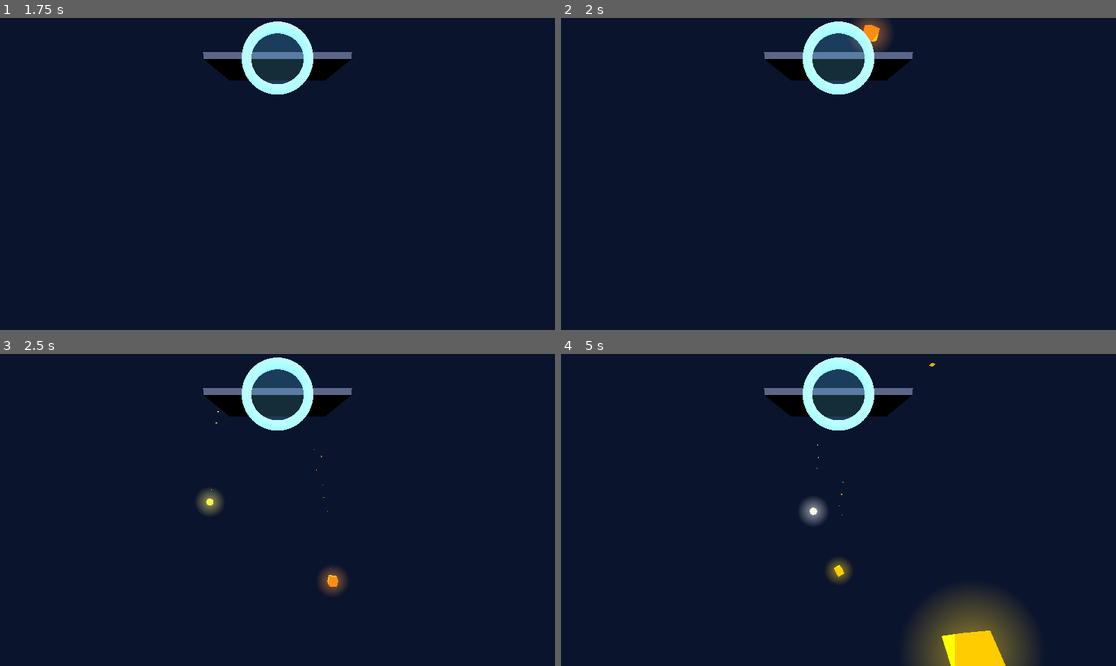
Above: before the commit, frames 1-4 (two rows, left to right).
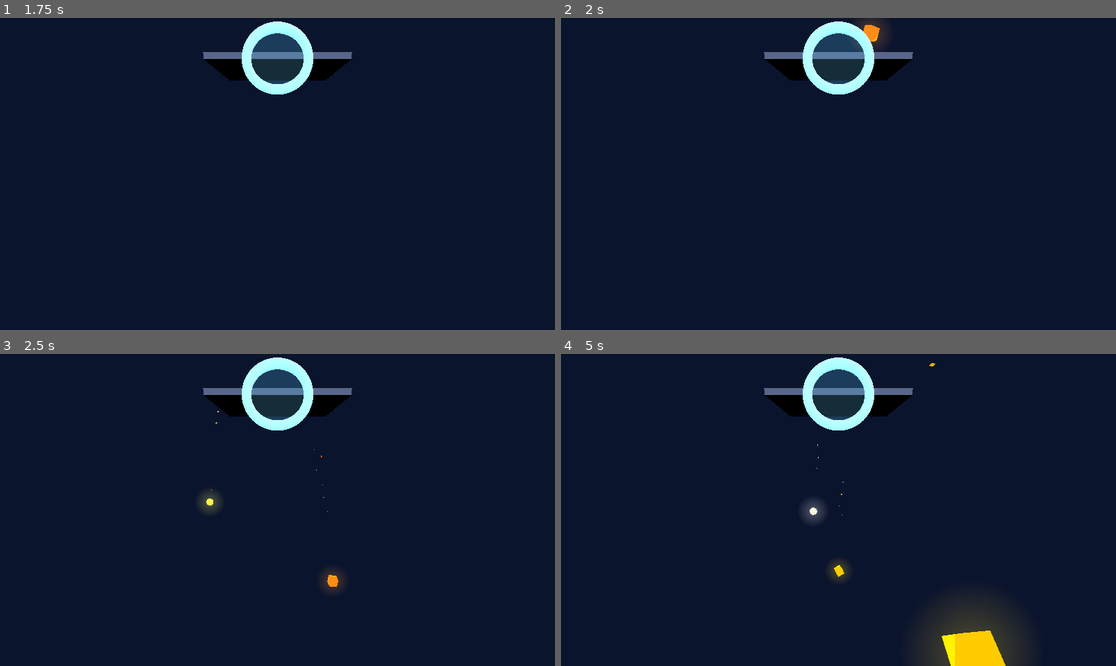
Above: after the commit, the same moments.

Repository: ibrews/godot-avp-cascade
Game: Godot game, scene res://main_v2.tscn
Same seed, same stepped clock (60 frames per second), same inputs: the game is played once before the commit and once after it.
Inputs:
- Up to frame 1 (1.75 s): tap Enter at 0.5 s; tap Space at 1.25 s
- Up to frame 2 (2 s): no input
- Up to frame 3 (2.5 s): no input
- Up to frame 4 (5 s): no input

Frame 1 is identical in both runs. In frame 2, 0.2% of the frame differs, in the area x 53-59%, y 0-10%; in frame 3, 0.3%; in frame 4, 2.1%, in the area x 43-83%, y 46-100%.

Commit message:
feat(game): invader explosion sfx+particles, mute button, glow 50%, no-collision-while-transforming, bluer scale outline, instructions copy (v0.6.1-features)
Eight polish items after mixed-reality halo fix landed:
1. Red destruct buttons: Space-Invaders-style explosion sfx (_push_invader_explosion:
   downward square-wave warble + noise crack) + beefier two-wave shard burst + GPU spark puff.
2. Mute button (poke MUTE) toggles all sound via shared player volume_db; mirrors ARMS button.
3. Instructions: 'poke WRIST' (was ARMS).
4. Instructions: 'grab the bar  move / scale world' (was 'move the world').
5. Instructions top paragraph adds the 30s/START prompt; panel grown to fit.
6. Cube/sphere glow + bloom halo down to 50% (emission 1.2-3.5 -> 0.6-1.75, halo a0.55 -> 0.28).
7. Jitter while transforming: disable collision (layer+mask=0) during two-hand transform,
   restored on exit (pickup_able_body.set_two_hand) — body no longer shoves/gets shoved.
8. Object two-hand scale outline: blue + much thicker (0.034 -> 0.075, more saturated);
   held/candidate outlines also thickened.

No engine recompile — libgodot.a f968292d untouched. Validated (0 errors) + BUILD SUCCEEDED
+ PCK parity + installed on AVP. Awaiting Alex's on-headset check.

Co-Authored-By: Claude Opus 4.8 (1M context) <noreply@anthropic.com>

Diff:
--- a/test-project/main_v2.gd
+++ b/test-project/main_v2.gd
@@ -8,7 +8,7 @@
 # Gestures: index→thumb = grab | middle→thumb = toggle hand mesh | ring→thumb = reset
 
 # Shown on the in-world info panel. Bump on meaningful releases.
-const APP_VERSION := "v0.6.0-depthfix"  # passthrough depth-bias quad — mixed-immersion alpha halo fix
+const APP_VERSION := "v0.6.1-features"  # invader-explosion sfx+particles, mute btn, glow 50%, no-collision-while-transform, bluer scale outline, instructions copy
 
 const SPAWN_INTERVAL := 0.55
 const KILL_Y := -2.0
@@ -168,6 +168,14 @@
 var _arms_button: Node3D
 var _arms_button_label: Label3D
 var _arms_button_mat: StandardMaterial3D
+
+# Mute toggle (sound on/off).
+var _muted := false
+var _mute_button: Node3D
+var _mute_btn_face: Node3D
+var _mute_button_label: Label3D
+var _mute_button_mat: StandardMaterial3D
+var _mute_cooldown := 0.0
 var _arms_btn_face: Node3D
 var _real_arms_visible := false
 var _arms_cooldown := 0.0
@@ -229,6 +237,7 @@
 	_build_start_button()
 	_load_arms_pref()
 	_build_arms_button()
+	_build_mute_button()
 	_build_leaderboard_panel()
 	_build_instructions_panel()
 	_fetch_leaderboard()
@@ -688,6 +697,7 @@
 	_update_info_panel(delta)
 	_update_timer(delta)
 	_update_arms_button(delta)
+	_update_mute_button(delta)
 	_update_leaderboard(delta)
 	_update_destruct(delta)
 	_update_grab_sound()
@@ -710,7 +720,7 @@
 func _spawn_cube():
 	var size: float = randf_range(0.06, 0.12)
 	var color: Color = CUBE_PALETTE[randi() % CUBE_PALETTE.size()]
-	var emission_e: float = randf_range(1.2, 3.5)
+	var emission_e: float = randf_range(0.6, 1.75)  # 50% of prior glow (user request)
 
 	var cube := PickupAbleBody3D.new()
 	cube.collision_layer = LAYER_SOLID
@@ -757,7 +767,7 @@
 	hmat.blend_mode = BaseMaterial3D.BLEND_MODE_ADD
 	hmat.billboard_mode = BaseMaterial3D.BILLBOARD_ENABLED
 	hmat.albedo_texture = _get_glow_tex()
-	hmat.albedo_color = Color(color.r, color.g, color.b, 0.55)
+	hmat.albedo_color = Color(color.r, color.g, color.b, 0.28)  # 50% of prior bloom (user request)
 	halo.material_override = hmat
 	cube.add_child(halo)
 
@@ -1119,6 +1129,29 @@
 		s = clampf(s, -1.0, 1.0)
 		_audio_playback.push_frame(Vector2(s, s))
 
+# Classic Space-Invaders-style explosion for the red destruct buttons: a downward
+# square-wave warble (the "destroyed" buzz) layered with a short noise burst, then
+# a fast decay. Retro and punchy without being a long fanfare.
+func _push_invader_explosion():
+	if _muted or _audio_playback == null:
+		return
+	var dur := 0.34
+	var n := int(SAMPLE_RATE * dur)
+	var to_fill: int = min(n, _audio_playback.get_frames_available())
+	for i in range(to_fill):
+		var t := float(i) / SAMPLE_RATE
+		var u := t / dur
+		# Warble: pitch steps DOWN (220→70 Hz) and the tone is a square wave (8-bit feel).
+		var f: float = lerp(220.0, 70.0, u)
+		var sq: float = 1.0 if sin(TAU * f * t) >= 0.0 else -1.0
+		# Add a fast vibrato so it reads as the classic invader "blip" warble.
+		sq *= 0.6 + 0.4 * sin(TAU * 28.0 * t)
+		var s := sq * exp(-3.2 * u) * 0.5
+		# Noise crack on top, very fast decay.
+		s += (randf() * 2.0 - 1.0) * exp(-9.0 * u) * 0.4
+		s = clampf(s, -1.0, 1.0)
+		_audio_playback.push_frame(Vector2(s, s))
+
 # Returns which finger tip (15=middle, 20=ring, 25=pinky) is pinching the thumb,
 # or -1 if none. "Closest wins": only the single finger nearest the thumb counts,
 # so adjacent fingers (ring vs pinky) can't cross-trigger. Index must be extended
@@ -1505,6 +1538,79 @@
 		_arms_button_mat.emission = Color(0.95, 0.62, 0.20)
 		_arms_button_mat.emission_energy_multiplier = 1.0
 
+# Build the pokable MUTE button (mirror of ARMS, just below it on the left).
+func _build_mute_button() -> void:
+	_mute_button = Node3D.new()
+	_mute_button.name = "MuteButton"
+	_mute_button.position = Vector3(-0.42, 1.08, -0.45)
+	add_child(_mute_button)
+
+	_mute_btn_face = Node3D.new()
+	_mute_button.add_child(_mute_btn_face)
+
+	var mi := MeshInstance3D.new()
+	var bm := BoxMesh.new()
+	bm.size = Vector3(0.17, 0.085, 0.03)
+	mi.mesh = bm
+	_mute_button_mat = StandardMaterial3D.new()
+	_mute_button_mat.shading_mode = BaseMaterial3D.SHADING_MODE_PER_PIXEL
+	_mute_button_mat.emission_enabled = true
+	mi.material_override = _mute_button_mat
+	_mute_btn_face.add_child(mi)
+
+	_mute_button_label = Label3D.new()
+	_mute_button_label.font_size = 30
+	_mute_button_label.outline_size = 8
+	_mute_button_label.modulate = Color.WHITE
+	_mute_button_label.outline_modulate = Color(0, 0, 0, 0.9)
+	_mute_button_label.pixel_size = 0.0005
+	_mute_button_label.horizontal_alignment = HORIZONTAL_ALIGNMENT_CENTER
+	_mute_button_label.position = Vector3(0, 0, 0.017)
+	_mute_btn_face.add_child(_mute_button_label)
+	_refresh_mute_label()
+
+func _refresh_mute_label() -> void:
+	if _mute_button_label == null or _mute_button_mat == null:
+		return
+	if _muted:
+		_mute_button_label.text = "SOUND\nOFF"
+		_mute_button_mat.albedo_color = Color(0.32, 0.12, 0.12)
+		_mute_button_mat.emission = Color(0.95, 0.30, 0.30)
+		_mute_button_mat.emission_energy_multiplier = 1.0
+	else:
+		_mute_button_label.text = "SOUND\nON"
+		_mute_button_mat.albedo_color = Color(0.12, 0.34, 0.30)
+		_mute_button_mat.emission = Color(0.30, 0.95, 0.70)
+		_mute_button_mat.emission_energy_multiplier = 1.2
+
+# Watch for a finger poke on the MUTE button; toggle sound on/off.
+func _update_mute_button(delta: float) -> void:
+	_mute_cooldown = max(0.0, _mute_cooldown - delta)
+	if _mute_cooldown > 0.0 or _mute_button == null:
+		return
+	for side in ["left_hand", "right_hand"]:
+		var tip = _index_tip_world(side)
+		if tip != null and (tip as Vector3).distance_to(_mute_button.global_position) <= 0.08:
+			_toggle_mute()
+			return
+
+func _toggle_mute() -> void:
+	_muted = not _muted
+	_mute_cooldown = 0.8
+	# Single mute point: drop the shared player to silence (cheaper + total than
+	# gating every synth path). volume restored on unmute.
+	if _shared_audio != null:
+		_shared_audio.volume_db = -80.0 if _muted else -3.0
+	# Depress animation (reuse the press feedback pattern).
+	if _mute_btn_face != null:
+		var tw := create_tween()
+		tw.tween_property(_mute_btn_face, "position", Vector3(0, 0, -0.012), 0.06)
+		tw.tween_property(_mute_btn_face, "position", Vector3.ZERO, 0.12)
+	_refresh_mute_label()
+	# A confirming blip plays only when turning sound back ON (volume already restored).
+	if not _muted:
+		_push_chime(660.0, 0.10, true)
+
 # Watch for a finger poke on the ARMS button; toggle the real-limb preference.
 func _update_arms_button(delta: float) -> void:
 	_arms_cooldown = max(0.0, _arms_cooldown - delta)
@@ -1674,7 +1780,7 @@
 	add_child(root)
 
 	var size_x := 0.52
-	var size_y := 0.54
+	var size_y := 0.72  # taller: extra START-prompt paragraph + WRIST/MUTE control lines
 
 	# Accent + dark backing.
 	var accent_mat := StandardMaterial3D.new()
@@ -1707,13 +1813,13 @@
 	root.add_child(title)
 
 	var goal := _panel_label(
-		"Cubes pour from the emitter — land\nthem in the goal ring to score.\n\nPOINTS = seconds alive + surface\nhits. Hit several surfaces FAST to\nbuild a chain multiplier (up to x8)!",
+		"Can you get the most points in 30\nseconds? When you're ready, hit the\ngreen START.\n\nCubes pour from the emitter — land\nthem in the goal ring to score.\n\nPOINTS = seconds alive + surface\nhits. Hit several surfaces FAST to\nbuild a chain multiplier (up to x8)!",
 		26, Color(0.92, 0.95, 1.0, 1.0), 6)
 	goal.position = Vector3(0, size_y * 0.5 - 0.20, 0.006)
 	root.add_child(goal)
 
 	var controls := _panel_label(
-		"index pinch     grab & move\nBOTH hands      scale + rota …(102 unchanged characters)… \npoke START      30s time attack\npoke ARMS       real arms on / off\ngrab the bar    move the world",
+		"index pinch     grab & move\nBOTH hands      scale + rota …(102 unchanged characters)… \npoke START      30s time attack\npoke WRIST      real arms on / off\npoke MUTE       sound on / off\ngrab the bar    move / scale world",
 		24, Color(0.62, 0.92, 1.0, 1.0), 6)
 	controls.horizontal_alignment = HORIZONTAL_ALIGNMENT_CENTER
 	controls.position = Vector3(0, -size_y * 0.5 + 0.18, 0.006)
@@ -1797,11 +1903,14 @@
 
 # Explode a panel into shards and hide it (un-grabbable until a reset restores it).
 func _dissolve_panel(panel: Node3D) -> void:
-	_shard_burst(panel.global_position, 0.28, Color(1.0, 0.30, 0.20), true, 32)
+	# Beefier burst: two waves of shards in warm explosion colours + a GPU spark puff.
+	_shard_burst(panel.global_position, 0.40, Color(1.0, 0.55, 0.15), true, 56)
+	_shard_burst(panel.global_position, 0.22, Color(1.0, 0.25, 0.10), true, 40)
+	_spawn_burst(panel.global_position, Color(1.0, 0.45, 0.12))
 	panel.visible = false
 	if panel is CollisionObject3D:
 		(panel as CollisionObject3D).collision_layer = 0
-	_push_sweep(900.0, 240.0, 0.32)
+	_push_invader_explosion()
 
 # Scene handle: grab the chrome bar to drag the whole world. Standard VR world-grab —
 # instead of translating the course (which dragged every physics body through the
--- a/test-project/pickup/pickup_able_body.gd
+++ b/test-project/pickup/pickup_able_body.gd
@@ -8,9 +8,9 @@
 # Two outline states: a soft "candidate" outline when this body is the closest
 # grabbable (pinch now to grab it), and a brighter/thicker "held" outline while
 # it's actually picked up. Both are inverted-hull overlays (highlight_shader).
-var _candidate_material : ShaderMaterial = _make_outline(Color(0.30, 0.80, 1.00, 1.0), 0.018)  # cyan
-var _held_material : ShaderMaterial = _make_outline(Color(0.45, 1.00, 0.55, 1.0), 0.030)        # green, thicker
-var _scale_material : ShaderMaterial = _make_outline(Color(0.20, 0.50, 1.00, 1.0), 0.034)       # blue, two-hand scale
+var _candidate_material : ShaderMaterial = _make_outline(Color(0.30, 0.80, 1.00, 1.0), 0.024)  # cyan
+var _held_material : ShaderMaterial = _make_outline(Color(0.45, 1.00, 0.55, 1.0), 0.045)        # green, thicker
+var _scale_material : ShaderMaterial = _make_outline(Color(0.15, 0.45, 1.00, 1.0), 0.075)       # BLUE, two-hand scale (thick + saturated so it's unmistakable)
 var picked_up_by : Area3D
 var closest_areas : Array
 
@@ -18,6 +18,8 @@
 # the single-hand follow is suspended and the body is frozen so physics won't fight it.
 var two_hand := false
 var _saved_two_hand_freeze := true
+var _saved_collision_layer := 0
+var _saved_collision_mask := 0
 
 static func _make_outline(color: Color, width: float) -> ShaderMaterial:
 	var base := load("res://shaders/highlight_material.tres") as ShaderMaterial
@@ -294,14 +296,23 @@
 			(child as MeshInstance3D).material_overlay = overlay
 
 # Enter/exit external two-hand control: freeze so physics can't fight the driver,
-# turn the outline blue, and restore freeze state on exit.
+# DISABLE collision so the scaling/rotating body doesn't shove (and get shoved by)
+# other bodies — that contact was the jitter while transforming. Turn the outline
+# blue, and restore freeze + collision on exit.
 func set_two_hand(on: bool) -> void:
 	two_hand = on
 	if on:
 		_saved_two_hand_freeze = freeze
 		freeze_mode = FREEZE_MODE_STATIC
 		freeze = true
+		# Phase out of all collision while transformed (restored on exit).
+		_saved_collision_layer = collision_layer
+		_saved_collision_mask = collision_mask
+		collision_layer = 0
+		collision_mask = 0
 	else:
+		collision_layer = _saved_collision_layer
+		collision_mask = _saved_collision_mask
 		freeze = true if freeze_on_release else false
 	_update_highlight()
 
